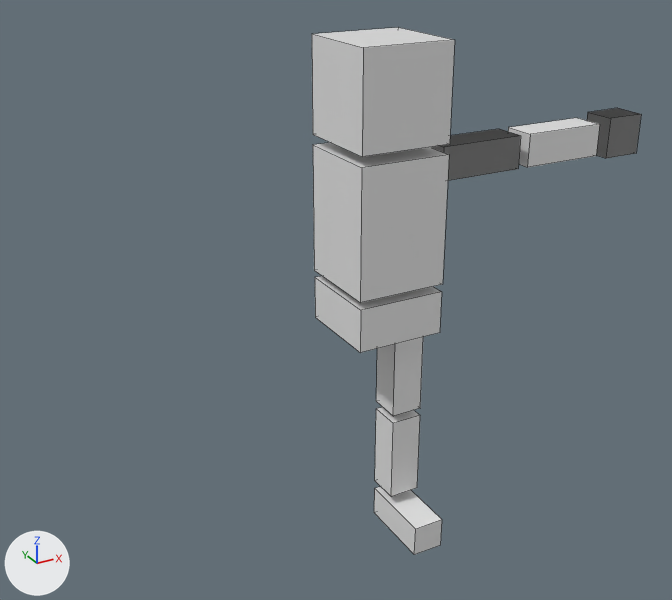
Renders of the Blender file Robot1.blend from each side of a commit.
Both versions are drawn from a 50 mm camera at (-9.68, -15.77, 3.57) aimed at (-0.82, 0.35, -4.49). Arrows for +X, +Y and +Z are at lower left; the lights stay in place. Mesh edges are drawn as thin lines.
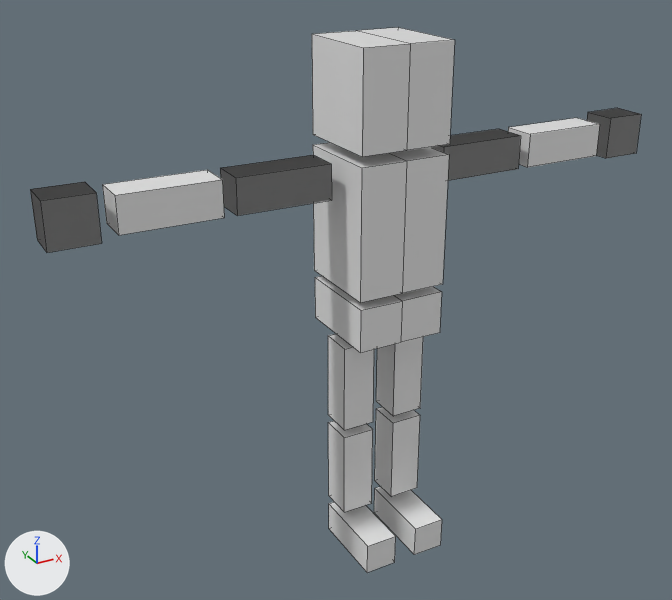
Commit message: ロボットのモデリング中

Boxes [x1, y1, x2, y2] around the edits, measured in the pictures (672 x 600 px):
```json
{"object": "Cube", "change": "reshaped", "before": [312, 27, 641, 555], "after": [30, 27, 641, 572], "on screen": "85% wider"}
{"part": 1, "of": "me_cube", "change": "added", "after": [102, 170, 224, 235]}
{"part": 2, "of": "me_cube", "change": "added", "after": [220, 155, 332, 216]}
{"part": 3, "of": "me_cube", "change": "added", "after": [30, 182, 102, 253]}
{"part": 4, "of": "me_cube", "change": "added", "after": [328, 334, 374, 430]}
{"part": 5, "of": "me_cube", "change": "added", "after": [328, 421, 373, 512]}
{"part": 6, "of": "me_cube", "change": "added", "after": [329, 502, 396, 572]}
{"part": 7, "of": "me_cube", "change": "built on", "before": [314, 27, 455, 353], "after": [314, 27, 455, 353]}
```

Scene script edits in JSON lines:
```json
{"block": "me_cube", "where": "# used by ob_cube; location = (0.0, 0.0, 0.0)"}
{"op": "remove", "block": "me_cube", "code": "me_cube.from_pydata(...)  # 88 vertices, 66 faces; spans x -1.0..6.83, y -1.44..1.0, z -10.45..1.0"}
{"op": "add", "block": "me_cube", "code": "me_cube.from_pydata(...)  # 164 vertices, 126 faces; spans x -6.83..6.83, y -1.44..1.0, z -10.45..1.0"}
{"block": "me_cube", "change": "me_cube part 1: a new loose piece, a box spanning x -5.57..-3.57, y -0.37..0.37, z -1.97..-1.24, in mat_material (white #e7e7e7)"}
{"block": "me_cube", "change": "me_cube part 2: a new loose piece, a box spanning x -3.31..-1.31, y -0.37..0.37, z -1.97..-1.24, in mat_material (white #e7e7e7)"}
{"block": "me_cube", "change": "me_cube part 3: a new loose piece, a box spanning x -6.83..-5.88, y -0.37..0.37, z -2.07..-1.14, in mat_material (white #e7e7e7)"}
{"block": "me_cube", "change": "me_cube part 4: a new loose piece, a box spanning x -1.0..-0.27, y -0.37..0.37, z -7.31..-5.31, in mat_material (white #e7e7e7)"}
{"block": "me_cube", "change": "me_cube part 5: a new loose piece, a box spanning x -1.0..-0.27, y -0.37..0.37, z -9.5..-7.5, in mat_material (white #e7e7e7)"}
{"block": "me_cube", "change": "me_cube part 6: a new loose piece, a box spanning x -1.0..-0.27, y -1.44..0.37, z -10.45..-9.73, in mat_material (white #e7e7e7)"}
{"block": "me_cube", "change": "me_cube part 7"}
{"block": "me_cube", "change": "12 faces are deleted"}
{"block": "me_cube", "change": "4 vertices are added at (0.0, 1.0, -5.12), (0.0, -1.0, -4.17), (0.0, -1.0, -5.12), (0.0, 1.0, -4.17)"}
{"block": "me_cube", "change": "8 new vertices lie (-1.0, 0.0, 0.0) away from vertices in x 1.0, y -1.0..1.0, z -4.0..1.0"}
{"block": "me_cube", "change": "24 new faces join them"}
```
